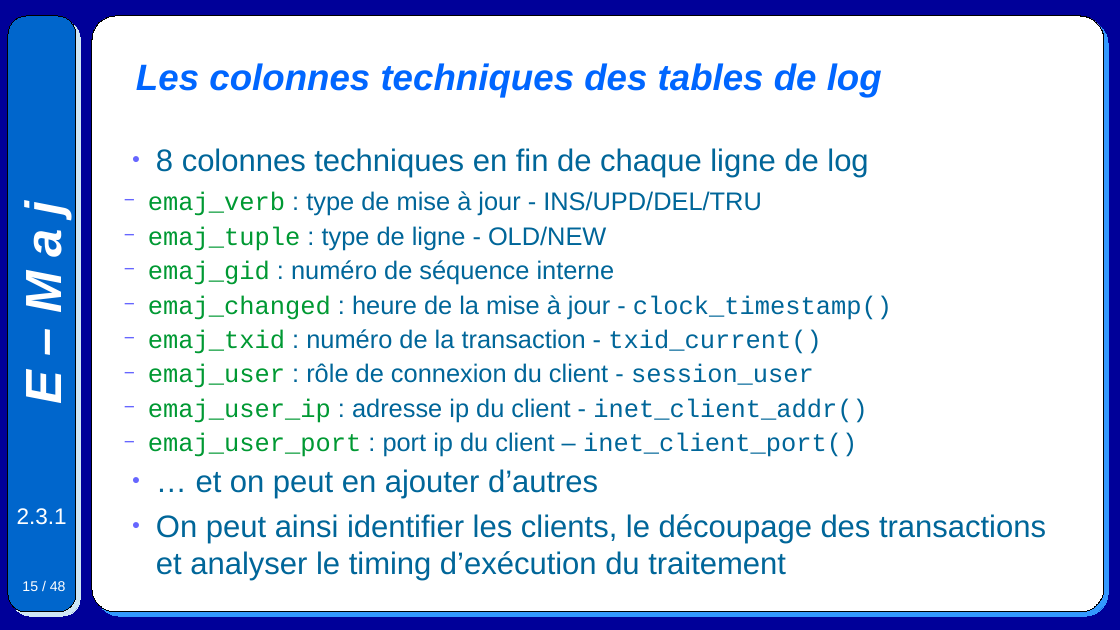
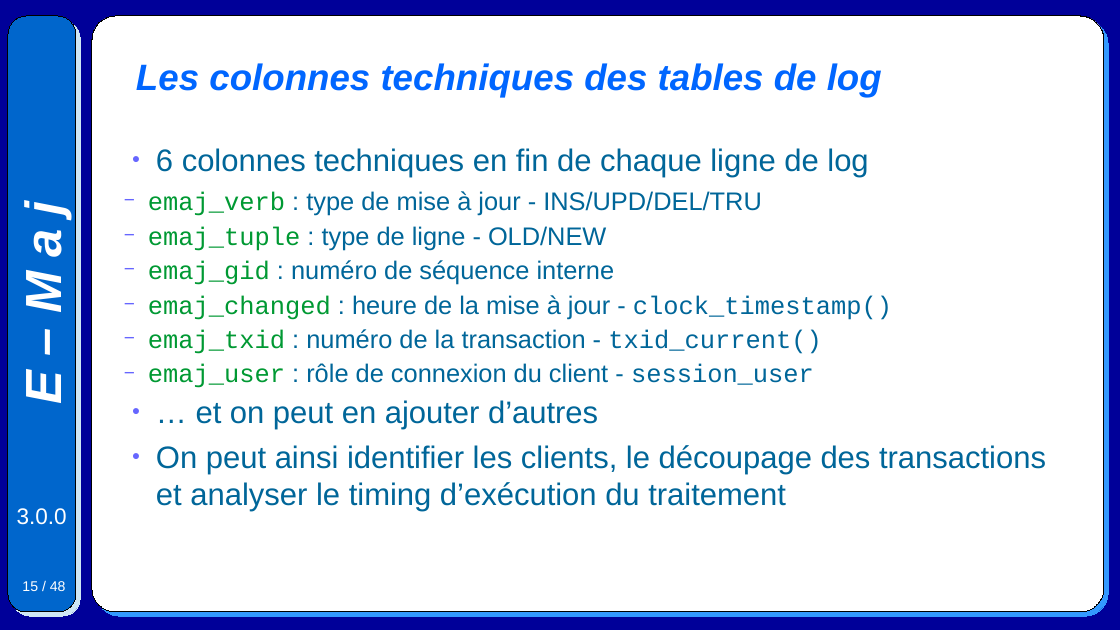
Before and after one commit to beaud76/emaj_doc, a slide deck: slide 15 of Emaj.devel_pres_fr.odp. Drawn at 1120x630 pixels with LibreOffice and Linux fonts; fonts in the diff are those of the drawing. Boxes give left, top, right and bottom in pixels: in the first picture for what was removed or moved away, otherwise in the second. Text is boxed around its words. In the diff, an @@ line names an element or a change of style, - is before the commit and + after.

```diff
--- a/Emaj.devel_pres_fr.odp
+++ b/Emaj.devel_pres_fr.odp
@@ text at [156, 148, 868, 177]: text changed @@
-● 8 colonnes techniques en fin de chaque ligne de log
+● 6 colonnes techniques en fin de chaque ligne de log
@@ text at [148, 398, 867, 457]: paragraphs removed @@
-  − emaj_user_ip : adresse ip du client - inet_client_addr()
-  − emaj_user_port : port ip du client – inet_client_port()
@@ text at [17, 508, 67, 525]: text changed @@
-2.3.1
+3.0.0
```
Also in this commit, not shown: 47 other slides changed, 6 other files.
